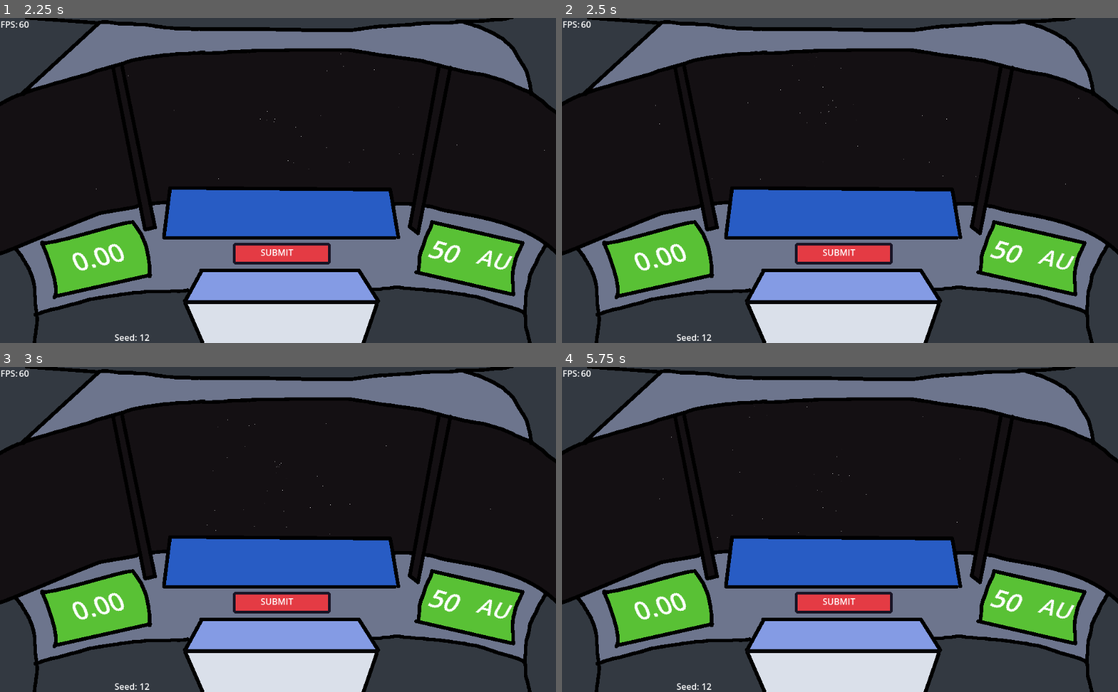
Above: before the commit, frames 1-4 (two rows, left to right).
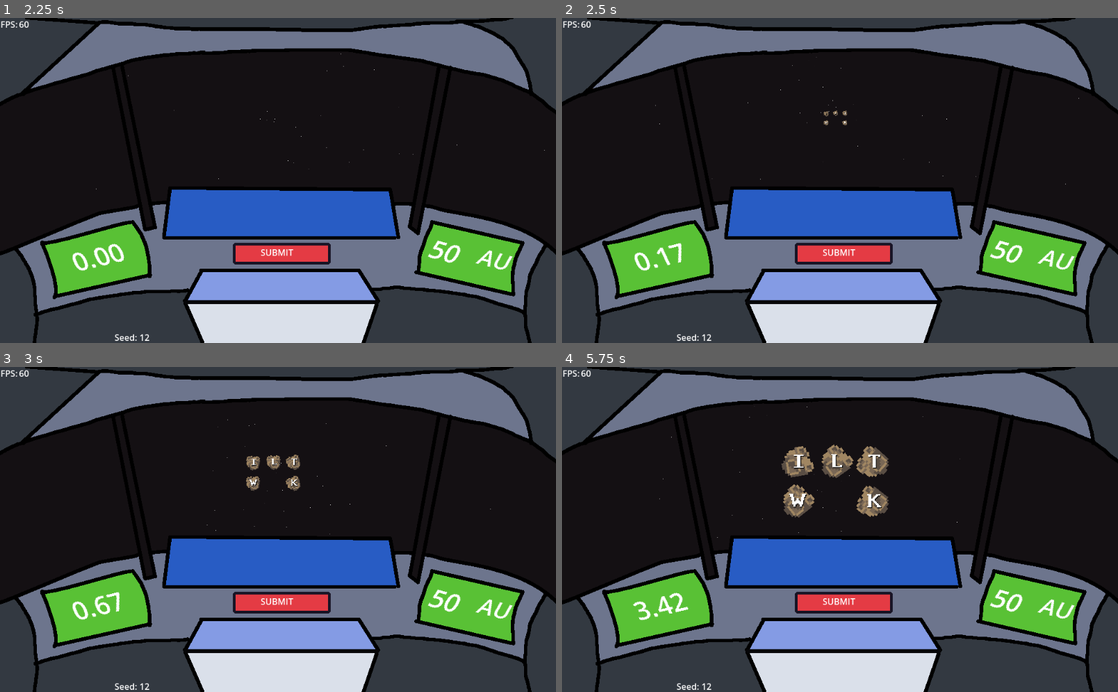
Above: after the commit, the same moments.

Repository: sugarvoid/alpha-space
Game: Godot game, scene res://game/screen/start_screen/start_screen.tscn
Two runs of this game, one before a commit and one after it. Both use one fixed random seed, a clock stepped at 60 frames per second and the inputs below.
Inputs (mouse positions are in pixels of both pictures, inside the frame that each line leads up to):
- Up to frame 1 (2.25 s): click (105, 278) at 0.52 s; type "12" at 0.6 s; click (278, 200) at 1.25 s; tap Enter at 2 s; move the mouse to (244, 284) at 2.02 s; click (244, 284) at 2.17 s
- Up to frame 2 (2.5 s): no input
- Up to frame 3 (3 s): move the mouse to (278, 633) at 2.77 s; click (278, 633) at 2.92 s
- Up to frame 4 (5.75 s): move the mouse to (878, 633) at 3.52 s; click (878, 633) at 3.67 s; move the mouse to (845, 601) at 4.27 s; click (845, 601) at 4.42 s; move the mouse to (1006, 578) at 5.02 s; click (1006, 578) at 5.17 s

Frame 1 is identical in both runs. In frame 2, 0.2% of the frame differs, in the area x 16-52%, y 28-77%; in frame 3, 0.6%; in frame 4, 2.2%, in the area x 12-59%, y 23-78%.
Error in both runs: Invalid access to property or key 'LETTERS' on a base object of type 'Object (WordManager)'. (res://game/game.gd:66)

Commit message:
Update letter slot

Diff:
--- a/game/game.gd
+++ b/game/game.gd
@@ -32,7 +32,7 @@
 	self._connect_signals()
 	var timer: Timer = Timer.new()
 	add_child(timer)
-	timer.start(5.01)
+	timer.start(1.0)
 	await timer.timeout
 	timer.queue_free()
 	self._start_game()
@@ -80,10 +80,12 @@
 	self.slot_0.on_letter_used.connect(self.word_manager.add_letter)
 	self.slot_1.on_letter_used.connect(self.word_manager.add_letter)
 	self.slot_2.on_letter_used.connect(self.word_manager.add_letter)
+
 	self.meteor_manager.send_shoot.connect(self._shoot_laser)
+	self.meteor_manager.meteor_shot.connect(self._letter_selected)
 	self.meteor_manager.meteor_shot.connect(self.word_manager.add_letter)
-	self.meteor_manager.meteor_stored.connect(self.letter_bank.add_letter_to_bank)
-	self.meteor_manager.meteor_shot.connect(self._letter_selected)
+	self.meteor_manager.meteor_stored.connect(self._add_letter_to_bank)
+
 	self.letter_bank.on_valid_store.connect(self._letter_selected)
 	#### self.hand_sprite.press_animation_finished.connect()
 	self.word_manager.on_running_word_update.connect(self.hud.update_word_label)
@@ -92,9 +94,27 @@
 func _letter_selected(_m: String) -> void:
 	self._new_round()
 
+func _add_letter_to_bank(m: Meteor) -> void:
+	var open_slot: BankSlot = null
+	for slot in $LetterBank/Slots.get_children():
+		if slot.is_open:
+			open_slot = slot
+	if open_slot != null:
+		self.meteor_manager.move_meteor_to_storage_point(m)
+		open_slot.add_letter(m.letter)
+		self._letter_selected(m.letter)
+	else:
+		print('all slots full')
+
+	"""
+	check to see if there is an ioen slot
+		let meteor_manager know it good
+		add the letter
+
+
+	"""
 
 func _submit_word() -> void:
-
 	if self.word_manager.running_word == "":
 		return
 
--- a/game/letter_bank/letter_bank.gd
+++ b/game/letter_bank/letter_bank.gd
@@ -13,18 +13,10 @@
 var banked_letters: Array[String]
 
 
-func _ready() -> void:
-	pass
-
-
-func _process(delta: float) -> void:
-	pass
-
-
-func add_letter_to_bank(letter: String) -> void:
-	for slot in $Slots.get_children():
-		if slot.is_open:
-			print("HEELOOOOOO!!!")
-			slot.add_letter(letter)
-			emit_signal("on_valid_store", letter)
-			return
+#
+#func add_letter_to_bank(letter: String) -> void:
+#	for slot in $Slots.get_children():
+#		if slot.is_open:
+#			slot.add_letter(letter)
+#			emit_signal("on_valid_store", letter)
+#			return
--- a/game/manager/letter_maker.gd
+++ b/game/manager/letter_maker.gd
@@ -13,7 +13,6 @@
 	var output: Array
 	for _n in range(amount):
 		output.append(letters.pop_back())
-	print(self.letters.size())
 	return output
 
 func set_up() -> void:
--- a/game/manager/meteor_manager.gd
+++ b/game/manager/meteor_manager.gd
@@ -1,14 +1,18 @@
+# Creats, track and remove meteors
+
 class_name  MeteorManager
 extends Node2D
 
 signal meteor_shot
 signal meteor_stored
+
 signal send_shoot
 signal send_save
 
 @onready var inner_node: Node2D = get_node("Inner")
 @onready var outer_node: Node2D = get_node("Outer")
 @onready var meteors: Node = get_node("Meteors")
+@onready var storage_point: Marker2D = get_node("StoragePoint")
 
 @onready var letter_maker: LetterMaker = load("res://game/manager/letter_maker.gd").new()
 
@@ -27,11 +31,15 @@
 	##meteor.letter = self._get_random_letter()
 	meteor.letter = self.letter_maker.get_letters(1)[0]
 	meteor.slot_number = slot
+	meteor.storage_point = self.storage_point.global_position
 	meteor.start_pos = self.inner_positions[slot]
 	meteor.end_pos = self.outer_positions[slot]
 	self.meteors.add_child(meteor)
+
+	# Connecting the children
 	meteor.was_shot.connect(_meteor_shot)
 	meteor.was_stored.connect(_meteor_stored)
+
 	self.current_meteors[slot] = meteor
 	self.current_letters.append(meteor.letter)
 
@@ -57,8 +65,12 @@
 
 func _meteor_stored(m: Meteor) -> void:
 	self.emit_signal("send_save", m.slot_number)
-	self.emit_signal("meteor_stored", m.letter)
+	self.emit_signal("meteor_stored", m)
 
+func move_meteor_to_storage_point(m: Meteor) -> void:
+	print(m)
+	#var meteor: Meteor = self.meteors.find_child(m.name)
+	#meteor.move_to_pos($StoragePoint.global_position)
 
 func _get_random_letter() -> String:
 	return self.LETTERS[randi() % LETTERS.size()]
--- a/game/manager/meteor_manager.tscn
+++ b/game/manager/meteor_manager.tscn
@@ -64,3 +64,6 @@
 
 [node name="8" type="Marker2D" parent="Outer"]
 position = Vector2(573, 250)
+
+[node name="StoragePoint" type="Marker2D" parent="."]
+position = Vector2(504, 424)
--- a/game/meteor/meteor.gd
+++ b/game/meteor/meteor.gd
@@ -24,6 +24,7 @@
 var rotate_dir: int
 var movement_tween_time: float = 1.5
 var value: String
+var storage_point: Vector2
 
 
 func _ready() -> void:
@@ -55,6 +56,12 @@
 	await tween.finished
 	self._wobble()
 
+func move_to_pos(pos: Vector2) -> void:
+	var tween: Tween = create_tween()
+	tween.tween_property(self, "global_position", pos, 0.8)
+	await tween.finished
+	emit_signal("was_stored", self)
+
 
 func _increase_scale_to_one() -> void:
 	var tween2: Tween = create_tween()
@@ -84,16 +91,10 @@
 
 func _on_area_2d_input_event(_viewport: Node, event: InputEvent, _shape_idx: int) -> void:
 	if event is InputEventMouseButton and event.is_pressed() and self.is_clickable:
-		print(event)
-		if event.button_index == 1:
-			print(str(self.slot_number, ' was left clicked, letter is: ', self.letter))
+		if event.button_index == 1: # Left mouse click
 			emit_signal("was_shot", self)
-		elif event.button_index == 2:
-			print(str(self.slot_number, ' was right clicked, letter is: ', self.letter))
+		elif event.button_index == 2: # Right mouse click
 			emit_signal("was_stored", self)
-		else:
-				## print("Left button was released")
-				pass
 
 
 func _on_area_2d_mouse_entered() -> void:
--- a/game/screen/start_screen/start_screen.tscn
+++ b/game/screen/start_screen/start_screen.tscn
@@ -50,7 +50,6 @@
 script = ExtResource("1_ustq1")
 
 [node name="TextureRect" type="TextureRect" parent="."]
-layout_mode = 0
 offset_right = 40.0
 offset_bottom = 40.0
 texture = ExtResource("1_jfhku")
@@ -63,7 +62,6 @@
 volume_db = -16.944
 
 [node name="btn_Start" type="TextureButton" parent="."]
-layout_mode = 0
 offset_left = 328.0
 offset_top = 266.0
 offset_right = 696.0
@@ -73,7 +71,6 @@
 texture_hover = SubResource("AtlasTexture_c27ci")
 
 [node name="Label" type="Label" parent="."]
-layout_mode = 0
 offset_left = 174.0
 offset_top = 54.0
 offset_right = 854.0
@@ -83,7 +80,6 @@
 text = "ALPHA SPACE"
 
 [node name="lbl_Version" type="Label" parent="."]
-layout_mode = 0
 offset_left = 916.0
 offset_top = 2.0
 offset_right = 1025.0
@@ -91,7 +87,6 @@
 text = "0.1.0"
 
 [node name="Label2" type="Label" parent="."]
-layout_mode = 0
 offset_left = 431.0
 offset_top = 294.0
 offset_right = 626.0
@@ -99,7 +94,6 @@
 text = "PLAY"
 
 [node name="Label4" type="Label" parent="."]
-layout_mode = 0
 offset_left = 425.0
 offset_top = 404.0
 offset_right = 620.0
@@ -107,7 +101,6 @@
 text = "DAILY RUN"
 
 [node name="Label3" type="Label" parent="."]
-layout_mode = 0
 offset_left = 114.0
 offset_top = 438.0
 offset_right = 309.0
@@ -120,14 +113,12 @@
 }
 
 [node name="txt_Seed" type="TextEdit" parent="."]
-layout_mode = 0
 offset_left = 112.0
 offset_top = 461.0
 offset_right = 279.0
 offset_bottom = 504.0
 
 [node name="btn_DailyRun" type="TextureButton" parent="."]
-layout_mode = 0
 offset_left = 333.0
 offset_top = 376.0
 offset_right = 701.0
Not shown, added: docs/.~lock.letter_stats.ods#
